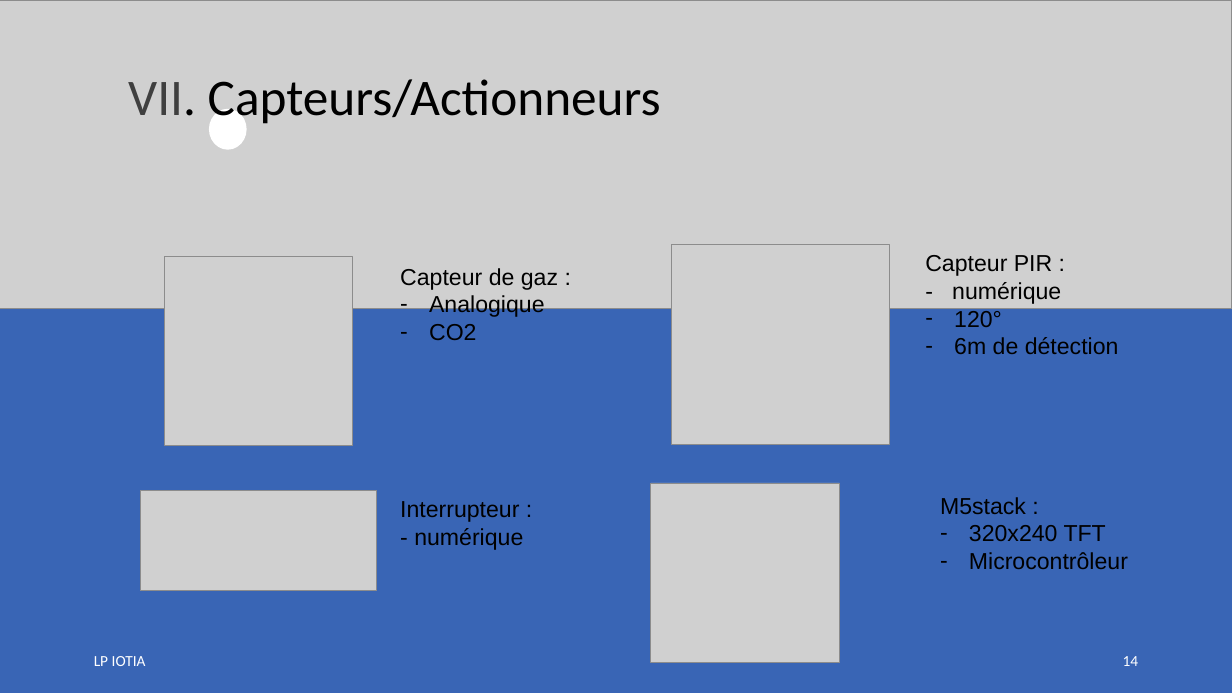
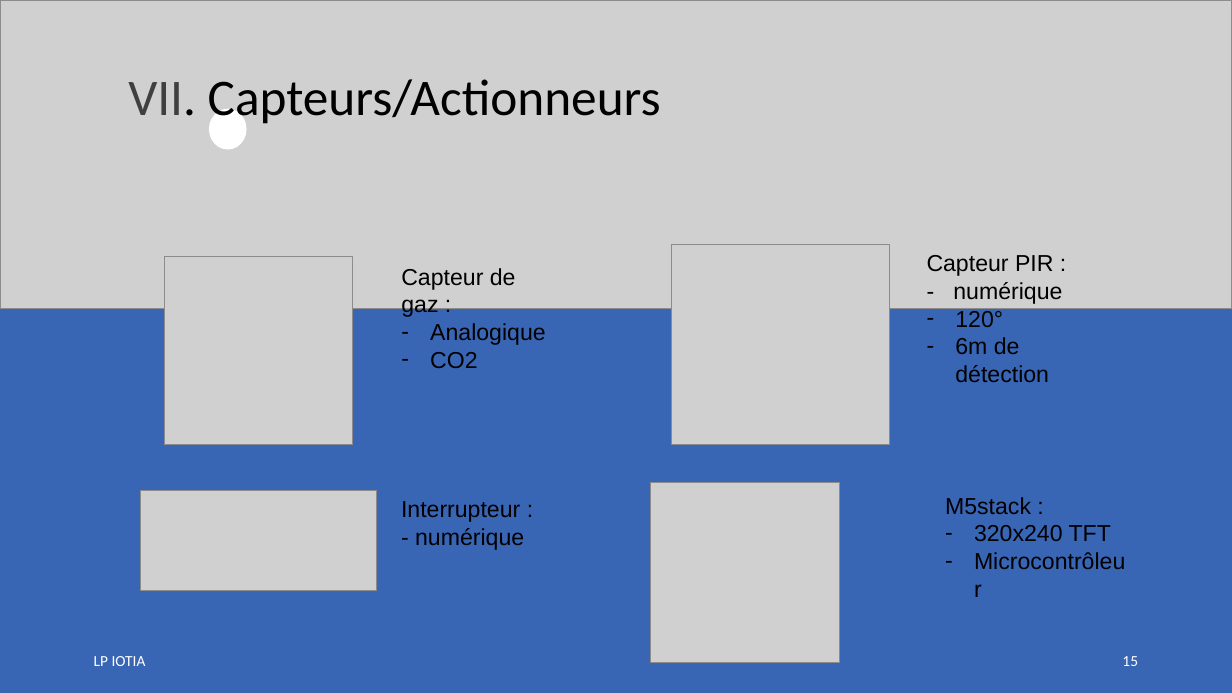
Before and after one commit to LENSAlex/ProjetIotia, a slide deck: slide 15 of Diapo_commun/PresentationCommune.pptx (slide 14 before the commit). Drawn at 1232x693 pixels with LibreOffice and Linux fonts; fonts in the diff are those of the drawing; grey boxes stand for pictures. Boxes give left, top, right and bottom in pixels: in the first picture for what was removed or moved away, otherwise in the second. Text is boxed around its words. In the diff, an @@ line names an element or a change of style, - is before the commit and + after.

```diff
--- a/Diapo_commun/PresentationCommune.pptx
+++ b/Diapo_commun/PresentationCommune.pptx
@@ text "Capteur de gaz :" rewrapped from (400,268,558,340) to (401,268,546,368) @@
@@ text "Capteur PIR :" rewrapped from (925,255,1119,354) to (927,255,1062,382) @@
@@ text "M5stack :" rewrapped from (940,497,1128,569) to (945,497,1111,541) @@
@@ page number at (1122,656,1138,666): text changed @@
-14
+15
```
Also in this commit, not shown: 9 other slides changed, 1 slide added.
